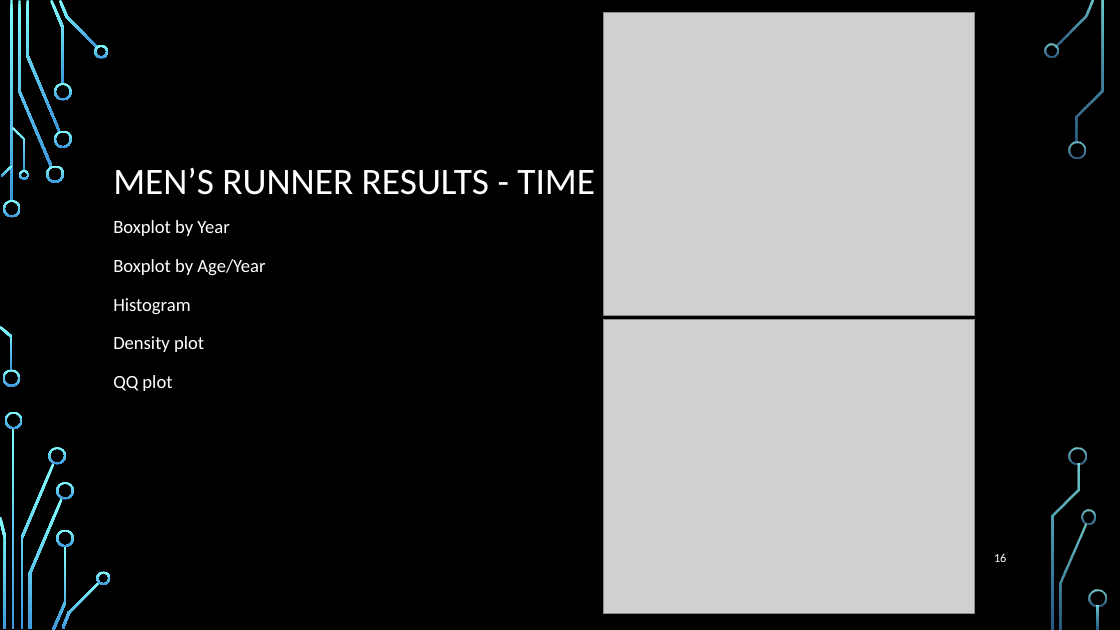
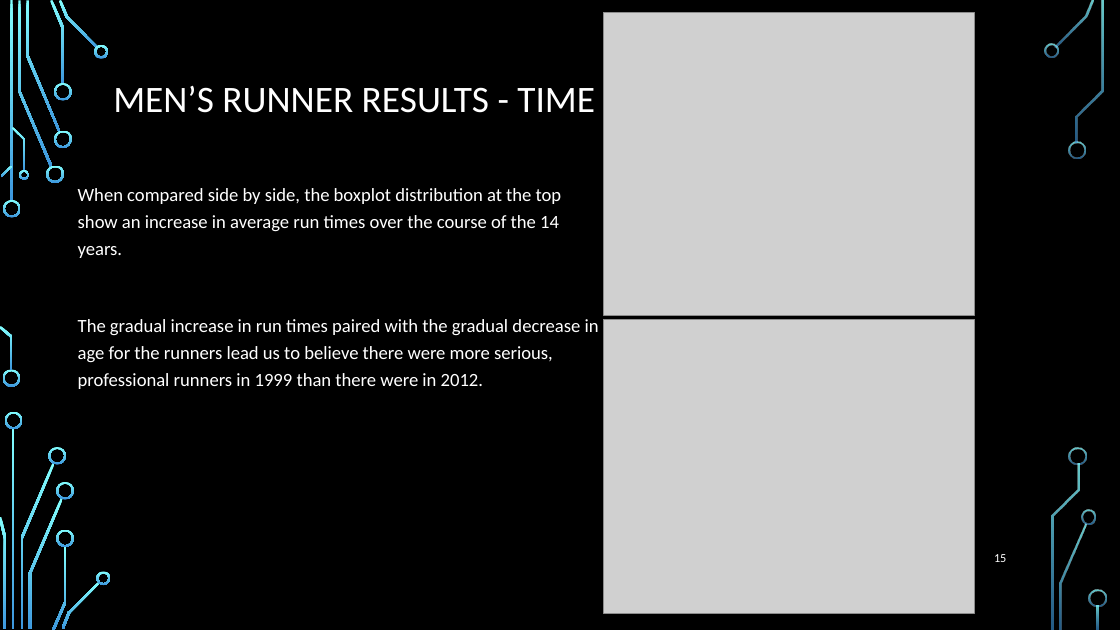
Before and after one commit to elkinst65/QTW_08, a slide deck: slide 15 of infographic.pptx (slide 16 before the commit). Drawn at 1120x630 pixels with LibreOffice and Linux fonts; fonts in the diff are those of the drawing; grey boxes stand for pictures; background and template pictures are left out. Boxes give left, top, right and bottom in pixels: in the first picture for what was removed or moved away, otherwise in the second. Text is boxed around its words. In the diff, an @@ line names an element or a change of style, - is before the commit and + after.

```diff
--- a/infographic.pptx
+++ b/infographic.pptx
@@ title "MEN’S RUNNER RESULTS - TIME": place and size @@
-title "MEN’S RUNNER RESULTS - TIME" at (113,167,595,195)
+title "MEN’S RUNNER RESULTS - TIME" at (113,85,595,113)
@@ text at (78,188,599,389): text changed @@
-Boxplot by Year
-Boxplot by Age/Year
-Histogram
-Density plot
-QQ plot
+When compared side by side, the boxplot distribution at the top show an increase in average run times over the course of the 14 years.
+The gradual increase in run times paired with the gradual decrease in age for the runners lead us to believe there were more serious, professional runners in 1999 than there were in 2012.
```
Also in this commit, not shown: 5 other slides changed, 2 slides added, 2 slides removed.
